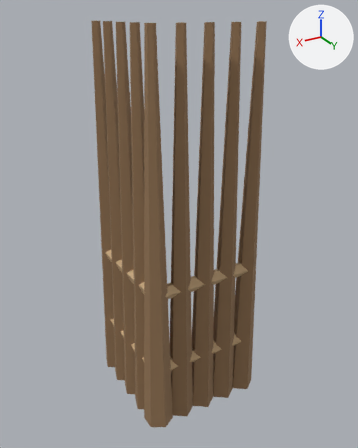
The glTF model assets/3d/models/palisade_0c.glb, before and after one commit.
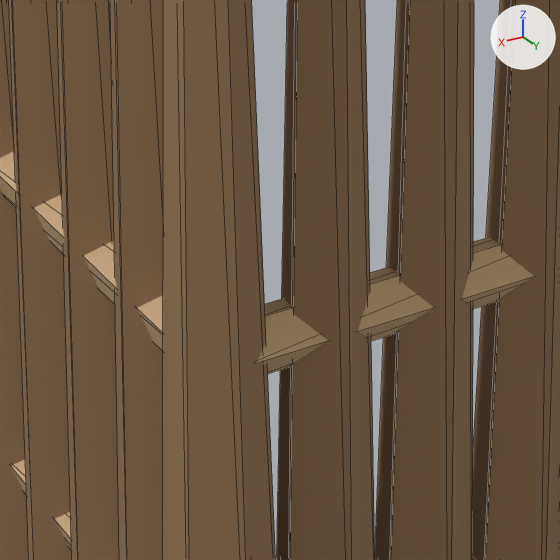
Each version appears first whole from a 50 mm lens placed at (0.877, 1.656, 1.839), pointed at (-0.253, -0.227, 0.897), and next in a close-up on the part from 30% to 65% of the width and 48% to 76% of the height. Arrows for +X, +Y and +Z are at upper right; the lights stay in place. The older version's two pictures come first. The close-ups show mesh edges as thin lines. Vertices at exactly the same position are counted once.

The first close-up shows 'palisade_0c'.
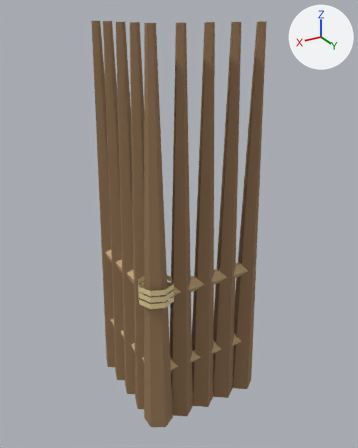
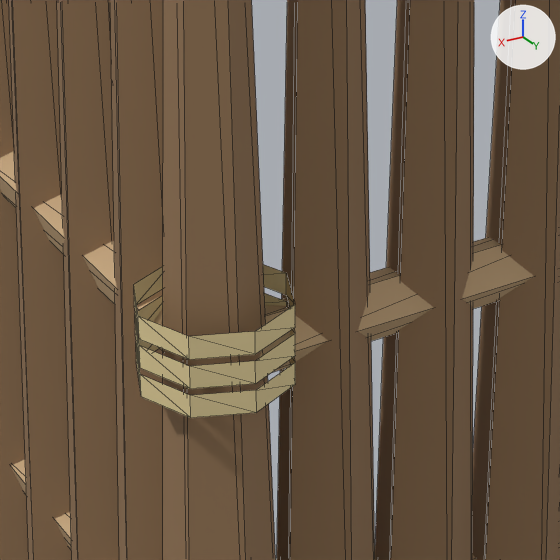
What the commit changed:
Material 'thatch' (mat_thatch) is new.
Its base color is (0.78, 0.64, 0.33) (beige #e5d19b).
Its roughness is 0.85.
me_palisade_0c is used by ob_palisade_0c; location (0.0, 0.0, 0.0).
me_palisade_0c had 132 vertices, 212 faces and spanned x -0.56..0.06, y -0.55..0.07, z 0.0..1.8.
me_palisade_0c now has 180 vertices, 260 faces and spans x -0.56..0.08, y -0.55..0.08, z 0.0..1.8.
me_palisade_0c part 1: a new loose piece of 16 vertices spanning x -0.08..0.08, y -0.08..0.08, z 0.68..0.7, in mat_thatch (beige #e5d19b).
me_palisade_0c part 2: a new loose piece of 16 vertices spanning x -0.08..0.08, y -0.08..0.08, z 0.71..0.73, in mat_thatch (beige #e5d19b).
me_palisade_0c part 3: a new loose piece of 16 vertices spanning x -0.08..0.08, y -0.08..0.08, z 0.74..0.77, in mat_thatch (beige #e5d19b).
Other edits to the shape of me_palisade_0c do not show in these pictures.
me_palisade_0c gains material mat_thatch (beige #e5d19b).

Boxes [x1, y1, x2, y2] around the edits, measured in the close-ups (560 x 560 px):
part 1 of me_palisade_0c, added (beige)
    after: [136, 339, 295, 418]
part 2 of me_palisade_0c, added (beige)
    after: [135, 293, 295, 389]
part 3 of me_palisade_0c, added (beige)
    after: [134, 264, 295, 360]
